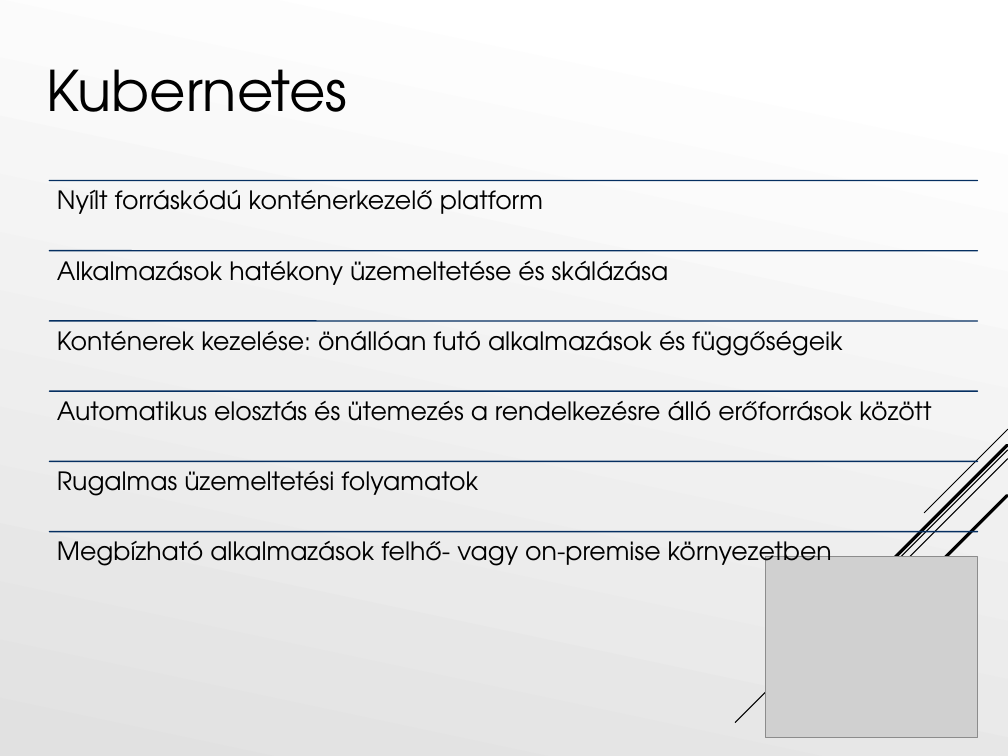
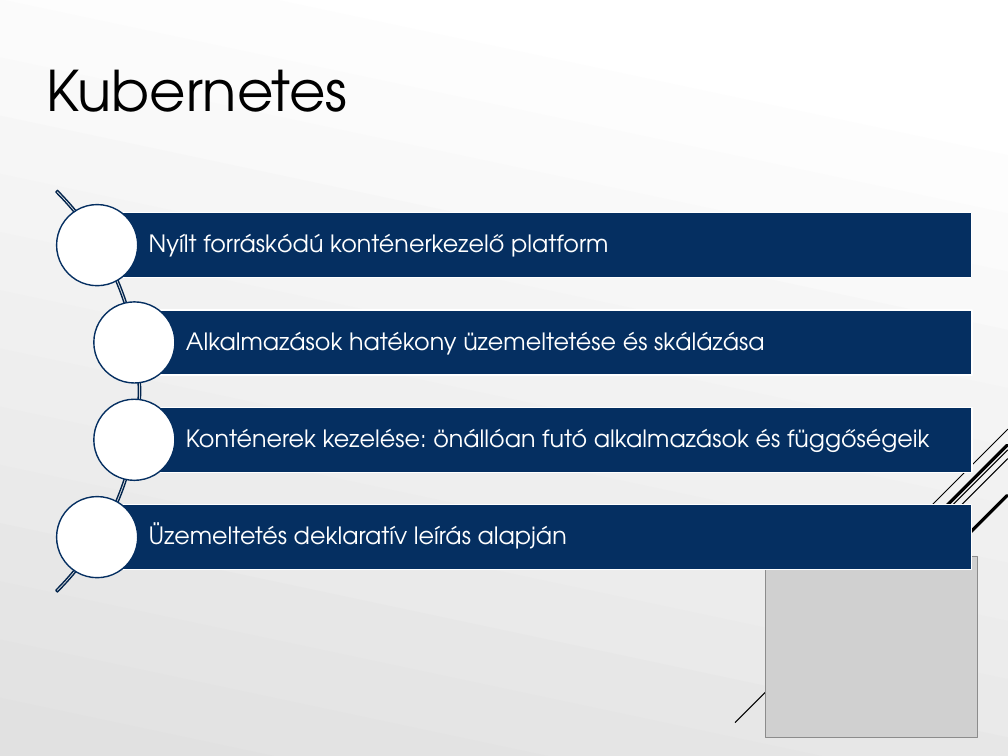
Before and after one commit to Tiegris/KonstrainR, a slide deck: slide 2 of ppt/prezi.pptx. Drawn at 1008x756 pixels with LibreOffice and Linux fonts; fonts in the diff are those of the drawing; grey boxes stand for pictures. Boxes give left, top, right and bottom in pixels: in the first picture for what was removed or moved away, otherwise in the second. Text is boxed around its words. In the diff, an @@ line names an element or a change of style, - is before the commit and + after.

```diff
--- a/ppt/prezi.pptx
+++ b/ppt/prezi.pptx
@@ text "Nyílt forráskódú konténerkezelő platform": place and size @@
-text "Nyílt forráskódú konténerkezelő platform" at box(57, 190, 543, 214)
+text "Nyílt forráskódú konténerkezelő platform" at box(149, 234, 609, 257)
@@ text "Alkalmazások hatékony üzemeltetése és skálázása": place and size @@
-text "Alkalmazások hatékony üzemeltetése és skálázása" at box(57, 261, 669, 285)
+text "Alkalmazások hatékony üzemeltetése és skálázása" at box(186, 332, 764, 355)
@@ size 18 to 17 pt, text colour #000000 to #FFFFFF; vertical alignment top to middle in 3 elements at box(149, 234, 609, 257), box(186, 332, 764, 355), box(186, 429, 930, 452) @@
@@ text "Konténerek kezelése: önállóan futó alkalmazások ...": place and size @@
-text "Konténerek kezelése: önállóan futó alkalmazások ..." at box(57, 331, 843, 356)
+text "Konténerek kezelése: önállóan futó alkalmazások ..." at box(186, 429, 930, 452)
@@ group added at box(0, 107, 972, 675): 4 rectangles, 4 ellipses, 1 arch (boxed as its full ring), 1 text @@
+Üzemeltetés deklaratív leírás alapján
@@ group removed at box(49, 180, 978, 572): 6 lines, 3 texts @@
-Automatikus elosztás és ütemezés a rendelkezésre álló erőforrások között
-Rugalmas üzemeltetési folyamatok
-Megbízható alkalmazások felhő- vagy on-premise környezetben
```
Also in this commit, not shown: 4 other slides changed.
